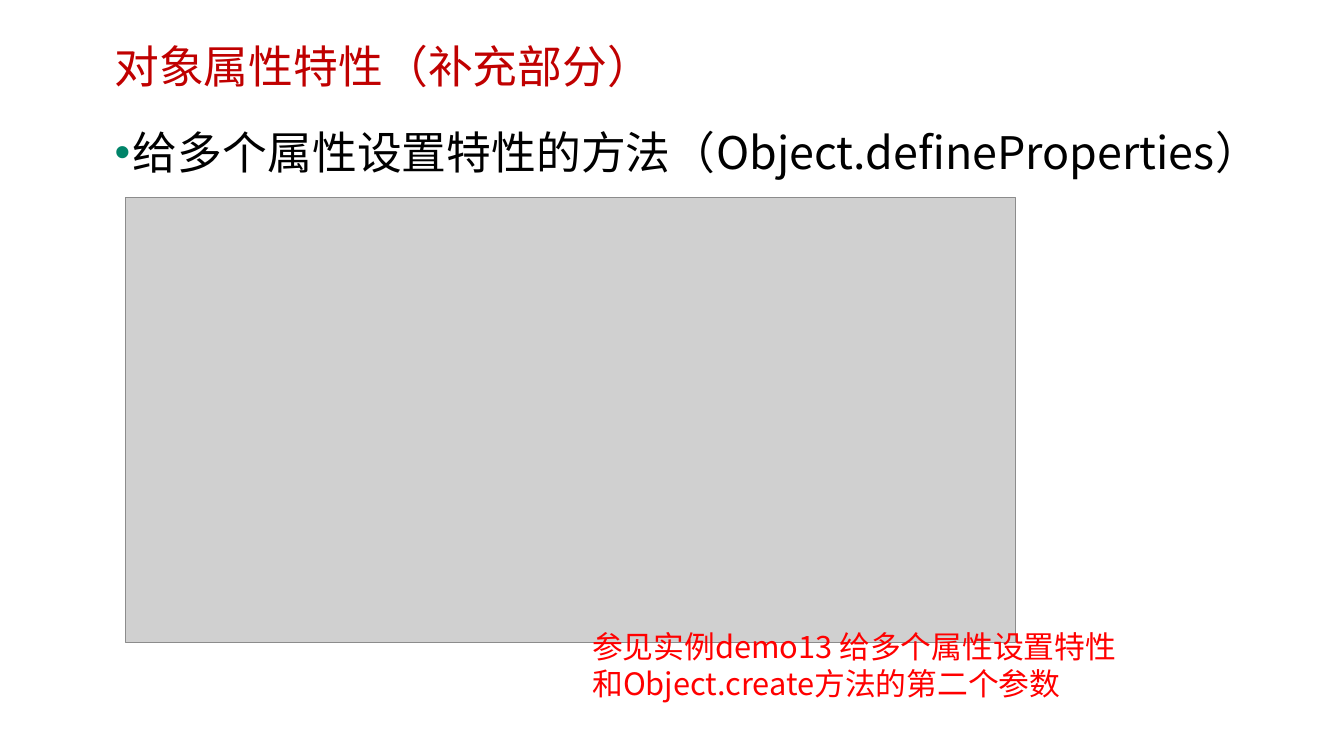
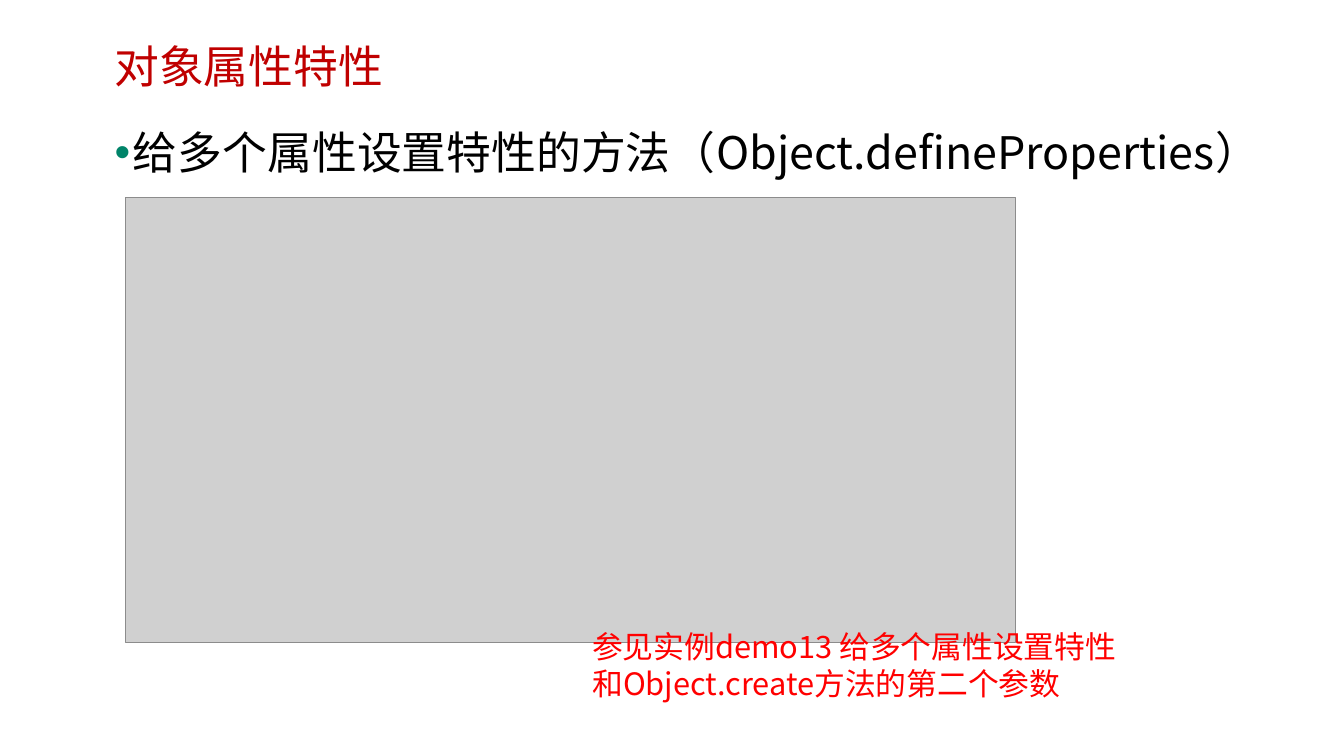
Before and after one commit to edu2act/course-javascript-advanced, a slide deck: slide 15 of 课程PPT/14.JS对象属性特性.pptx. Drawn at 1344x756 pixels with LibreOffice and Linux fonts; fonts in the diff are those of the drawing; grey boxes stand for pictures; background and template pictures are left out. Boxes give left, top, right and bottom in pixels: in the first picture for what was removed or moved away, otherwise in the second. Text is boxed around its words. In the diff, an @@ line names an element or a change of style, - is before the commit and + after.

```diff
--- a/课程PPT/14.JS对象属性特性.pptx
+++ b/课程PPT/14.JS对象属性特性.pptx
@@ text at box(114, 45, 383, 87): text changed @@
-对象属性特性（补充部分）
+对象属性特性
```
Also in this commit, not shown: 2 other slides changed, 6 other files.
